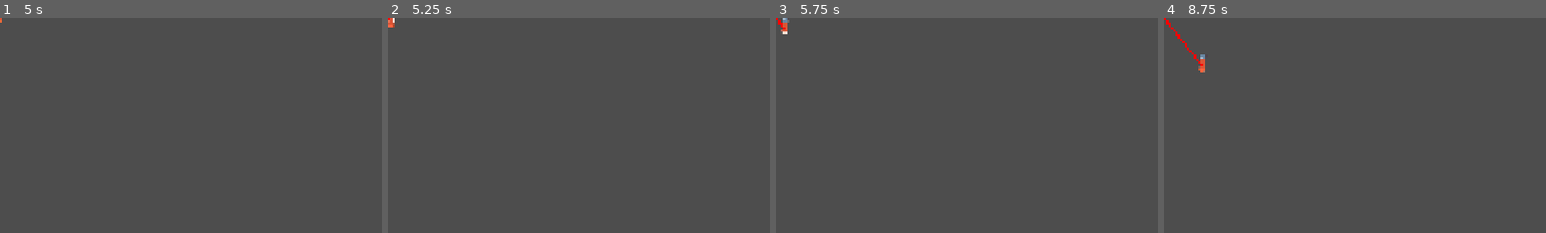
Above: before the commit, frames 1-4 (left to right).
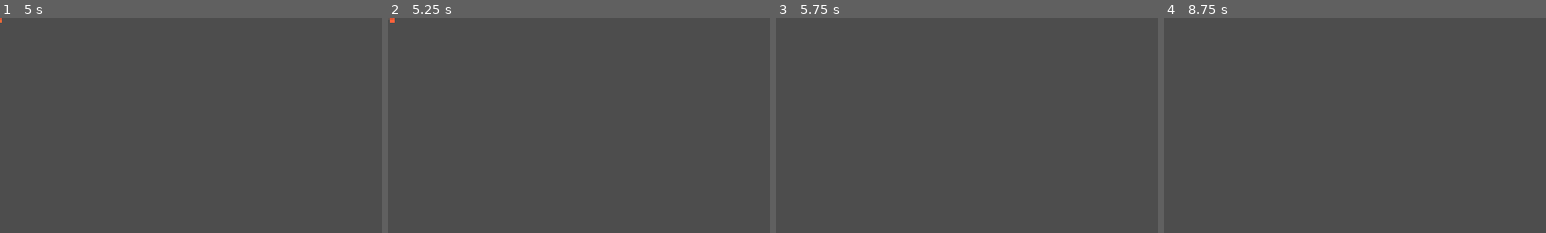
Above: after the commit, the same moments.

Repository: StoriTella/drunkenflyersserver
Game: Godot game, scene res://scenes/balls/rubber_ball.tscn
Two runs of this game, one before a commit and one after it. Both use one fixed random seed, a clock stepped at 60 frames per second and the inputs below. This scene is started directly instead of the project's main scene.
Inputs:
- Up to frame 1 (5 s): tap Enter at 0.5 s; tap R (reset_game) every 0.75 s from 1.25 to 4.25 s
- Up to frame 2 (5.25 s): no input
- Up to frame 3 (5.75 s): no input
- Up to frame 4 (8.75 s): no input
The pictures show only the part of the screen within x 0-50%, y 0-50%; the shares and areas given below are measured in that part.

Frame 1 is identical in both runs. In frame 2, less than 0.1% of the frame differs, in the area x 0-2%, y 0-5%; in frame 3, 0.1%; in frame 4, 0.3%, in the area x 0-11%, y 0-26%.

Commit message:
wip: fix fps and timers

Diff:
--- a/project.godot
+++ b/project.godot
@@ -13,6 +13,7 @@
 config/name="DrunkenFlyersServer"
 run/main_scene="uid://bpm3rwue41oay"
 config/features=PackedStringArray("4.6", "GL Compatibility")
+run/max_fps=60
 config/icon="res://icon.svg"
 
 [autoload]
@@ -21,6 +22,10 @@
 TypePowerups="*uid://dqd610jlf5653"
 GenericPositions="*uid://bqbuxljagcl3u"
 Global="*uid://egh1i24tix47"
+
+[debug]
+
+settings/stdout/print_fps=true
 
 [display]
 
--- a/scenes/balls/ball_manager.tscn
+++ b/scenes/balls/ball_manager.tscn
@@ -1,12 +1,6 @@
 [gd_scene format=3 uid="uid://bc1jy73lqnbk1"]
 
 [ext_resource type="Script" uid="uid://bt3n0ndlh1n2u" path="res://scripts/balls/ball_manager.gd" id="1_gougl"]
-[ext_resource type="AudioStream" uid="uid://dflhrbkb4trbv" path="res://assets/music/background/ole.mp3" id="2_gtfm2"]
-
-[sub_resource type="AudioStreamPlaylist" id="AudioStreamPlaylist_m4sa7"]
-loop = false
-stream_count = 1
-stream_0 = ExtResource("2_gtfm2")
 
 [node name="BallManager" type="Node2D" unique_id=2018070719]
 script = ExtResource("1_gougl")
@@ -14,10 +8,6 @@
 [node name="Timer" type="Timer" parent="." unique_id=1938878363]
 wait_time = 20.0
 
-[node name="MusicPlayer" type="AudioStreamPlayer" parent="." unique_id=1023796663]
-stream = SubResource("AudioStreamPlaylist_m4sa7")
-volume_db = 10.0
-
 [node name="DifficultyTimer" type="Timer" parent="." unique_id=1210620355]
 wait_time = 90.0
 one_shot = true
--- a/scenes/balls/rubber_ball.tscn
+++ b/scenes/balls/rubber_ball.tscn
@@ -13,7 +13,6 @@
 script = ExtResource("1_re4k2")
 direction_change_interval = 5.0
 wall_duration = 5.0
-expiration_date = 15.0
 
 [node name="Sprite2D" type="Sprite2D" parent="." unique_id=428874840]
 position = Vector2(2, -7)
--- a/scripts/balls/anvil_ball.gd
+++ b/scripts/balls/anvil_ball.gd
@@ -11,7 +11,7 @@
 @export var type_ball: BallTypeEnum.BallType = BallTypeEnum.BallType.ANVIL
 @export var ball_min_vel = 0
 @export var ball_max_vel = 0
-@export var ball_delay: float = 1.5
+@export var ball_delay: float = 1.0
 
 @export var expiration_date: float = 8.0
 @export var expiration_date_off_screen: float = 0.5
@@ -34,6 +34,8 @@
 
 func on_hit_player(body):
 	body.hit_by_anvil_ball(base_ball_damage)
+	await get_tree().create_timer(expiration_date_off_screen).timeout
+	queue_free()
 
 
 func _on_visible_on_screen_notifier_2d_screen_exited() -> void:
--- a/scripts/balls/balao_sao_joao_ball.gd
+++ b/scripts/balls/balao_sao_joao_ball.gd
@@ -40,6 +40,11 @@
 	var offset = sin(time * swing_frequency) * swing_amplitude
 	position.x = start_x + offset
 
+func falling():
+	fire.visible = true
+	linear_velocity = Vector2.ZERO
+	gravity_scale = 0.3
+
 func _on_area_2d_body_entered(body: Node2D) -> void:
 	if body.is_in_group("player"):
 		if body.can_be_damaged():
@@ -47,11 +52,7 @@
 
 func on_hit_player(body):
 	body.hit_by_balao_sao_joao_ball(base_ball_damage)
-
-func falling():
-	fire.visible = true
-	linear_velocity = Vector2.ZERO
-	gravity_scale = 0.3
+	falling()
 
 func _on_visible_on_screen_notifier_2d_screen_exited() -> void:
 	await get_tree().create_timer(expiration_date_off_screen).timeout
--- a/scripts/balls/ball_manager.gd
+++ b/scripts/balls/ball_manager.gd
@@ -2,7 +2,6 @@
 
 class_name BallManager
 
-@onready var music_player: AudioStreamPlayer = $MusicPlayer
 @onready var timer: Timer = $Timer
 @onready var timer_difficulty: Timer = $DifficultyTimer
 
@@ -63,7 +62,6 @@
 	for i in range(spawn_timers.size()):
 		spawn_timers[i] = 0.0
 
-	music_player.play()
 	current_ball_scenes.clear()
 
 	var shuffled = ball_scenes.duplicate()
--- a/scripts/balls/polen_ball.gd
+++ b/scripts/balls/polen_ball.gd
@@ -9,14 +9,14 @@
 @export var float_frequency: float = 2.0
 @export var direction_change_interval: float = 2.0
 
-@export var expiration_date: float = 15.0
+@export var expiration_date: float = 5.0
 @export var expiration_date_off_screen: float = 0.5
 
 #GENERIC
 @export var type_ball: BallTypeEnum.BallType = BallTypeEnum.BallType.POLEN
 @export var ball_min_vel = 50.0
 @export var ball_max_vel = 200.0
-@export var ball_delay: float = 0.5
+@export var ball_delay: float = 0.1
 
 var start_pos: Vector2
 var direction: Vector2
--- a/scripts/balls/rubber_ball.gd
+++ b/scripts/balls/rubber_ball.gd
@@ -10,8 +10,8 @@
 @export var type_ball: BallTypeEnum.BallType = BallTypeEnum.BallType.RUBBER
 @export var ball_min_vel = 100
 @export var ball_max_vel = 200
-@export var ball_delay: float = 1.5
-@export var expiration_date: float = 12.0
+@export var ball_delay: float = 1.0
+@export var expiration_date: float = 15.0
 @export var expiration_date_off_screen: float = 0.5
 
 var direction: Vector2 = Vector2.RIGHT
@@ -41,8 +41,8 @@
 func change_direction():
 	segment_start = global_position
 	create_wall_segment()
-	# Muda a direção
-	direction = Vector2(randf_range(-1, 1), randf_range(-1, 1)).normalized()
+	var target_position = GenericPositions.get_random_position_in_screen()
+	direction = (target_position - position).normalized()
 	linear_velocity = direction * speed
 
 func create_wall_segment():
@@ -99,5 +99,4 @@
 
 
 func _on_visible_on_screen_notifier_2d_screen_exited() -> void:
-	await get_tree().create_timer(expiration_date_off_screen).timeout
-	queue_free()
+	change_direction()
--- a/scripts/nave/cannon_ball.gd
+++ b/scripts/nave/cannon_ball.gd
@@ -17,11 +17,11 @@
 
 func enable_collision():
 	area2d_collision.disabled = false
-	#rigidbody_collision.disabled = false
+	rigidbody_collision.disabled = false
 
 func _on_area_2d_body_entered(body: Node2D) -> void:
 	if body.is_in_group("player") and body.get_multiplayer_authority() != shooter_id:
-		if !body.is_in_group("player_shield"):
+		if body.can_be_damaged():
 			body.hit_by_cannonball(damage)
 			queue_free()
 
--- a/scripts/nave/nave.gd
+++ b/scripts/nave/nave.gd
@@ -1,8 +1,8 @@
 extends CharacterBody2D
 
-@export var current_speed: float = 500.0
-@export var default_speed: float = 500.0
-@export var speed_boost: float = 800.0
+@export var current_speed: float = 200.0
+@export var default_speed: float = 200.0
+@export var speed_boost: float = 300.0
 @export var dents: int = 0
 @export var max_dents: int = 5
 @export var can_move: bool = true
@@ -55,6 +55,8 @@
 var shield_circle: Line2D = null
 var shield_pulse_time: float = 0.0
 
+var input_dir: Vector2 = Vector2.ZERO
+
 func _ready():
 	initial_position = position
 	initial_rotation = rotation
@@ -65,6 +67,18 @@
 	add_child(invert_timer)
 
 
+func _physics_process(delta):
+	velocity = input_dir * current_speed
+	sprite.rotation = velocity.angle()
+
+	if current_speed > default_speed:
+		speed_line_timer += get_process_delta_time()
+		if speed_line_timer >= speed_line_interval:
+			speed_line_timer = 0.0
+			create_speed_line()
+
+	move_and_slide()
+
 func _process(delta):
 	if shield_circle:
 		shield_pulse_time += delta * shield_pulse_speed
@@ -122,16 +136,7 @@
 	if input_dir.length() > 0:
 		input_dir = input_dir.normalized()
 
-	velocity = input_dir * current_speed
-	sprite.rotation = velocity.angle()
-
-	if current_speed > default_speed:
-		speed_line_timer += get_process_delta_time()
-		if speed_line_timer >= speed_line_interval:
-			speed_line_timer = 0.0
-			create_speed_line()
-
-	move_and_slide()
+	self.input_dir = input_dir
 
 
 func create_speed_line():
--- a/scripts/points/coin.gd
+++ b/scripts/points/coin.gd
@@ -4,7 +4,7 @@
 
 @export var coin_type: PointsTypeEnum.PointsType = PointsTypeEnum.PointsType.COIN
 @export var points: int = 10
-@export var point_delay: float = 0.5
+@export var point_delay: float = 0.2
 @export var expiration_date_off_screen: float = 0.1
 @export var expiration_date: float = 15.0
 @export var make_sound: bool = true
--- a/scripts/points/diamond.gd
+++ b/scripts/points/diamond.gd
@@ -20,7 +20,7 @@
 
 #GENERIC
 @export var coin_type: PointsTypeEnum.PointsType = PointsTypeEnum.PointsType.DIAMOND
-@export var point_delay: float = 1.0
+@export var point_delay: float = 0.5
 
 @export var make_sound: bool = true
 
--- a/scripts/points/gold.gd
+++ b/scripts/points/gold.gd
@@ -8,7 +8,7 @@
 
 @export var expiration_date: float = 30.0
 @export var expiration_date_off_screen: float = 0.1
-@export var make_sound: bool = false
+@export var make_sound: bool = true
 
 var direction: Vector2 = Vector2.RIGHT
 
--- a/scripts/points/gold_snake.gd
+++ b/scripts/points/gold_snake.gd
@@ -11,11 +11,12 @@
 @export var point_max_vel = 300
 @export var coin_type: PointsTypeEnum.PointsType = PointsTypeEnum.PointsType.GOLD_SNAKE
 @export var points: int = 0
-@export var spawn_interval: float = 0.1
+@export var spawn_interval: float = 0.5
+@export var point_delay: float = 1.0
 
 @export var expiration_date: float = 15.0
 @export var expiration_date_off_screen: float = 0.1
-@export var expiration_date_coin: float = 2.0
+@export var expiration_date_coin: float = 6.1
 
 var direction: Vector2 = Vector2.RIGHT
 var change_dir_timer: float = 0.0
--- a/scripts/points/gold_spawner.gd
+++ b/scripts/points/gold_spawner.gd
@@ -17,7 +17,7 @@
 @export var points: int = 0
 @export var point_delay: float = 1.5
 @export var expiration_date: float = 10.0
-@export var spawn_interval: float = 0.3
+@export var spawn_interval: float = 0.1
 
 var spawn_timer: float = 0.0
 
